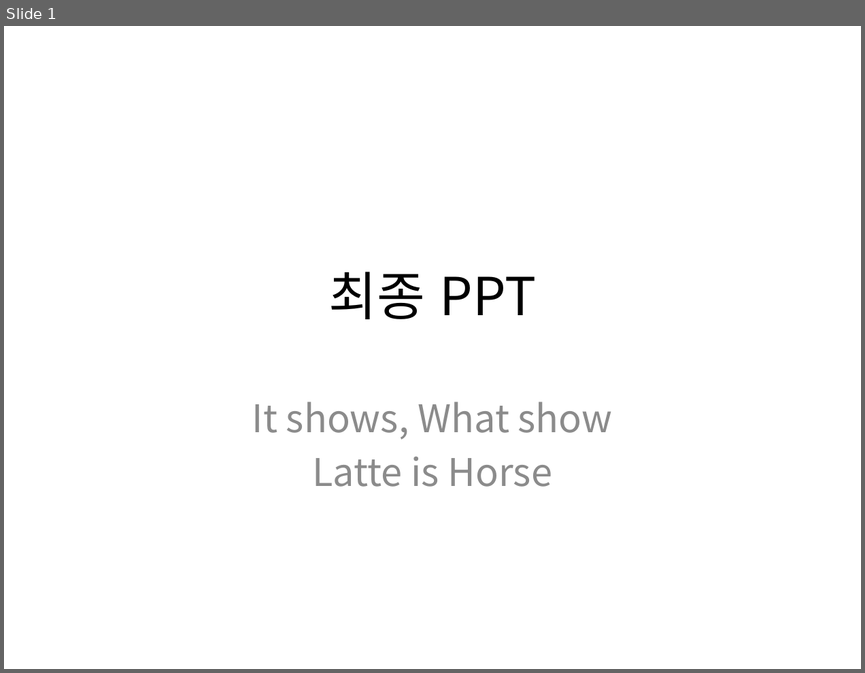
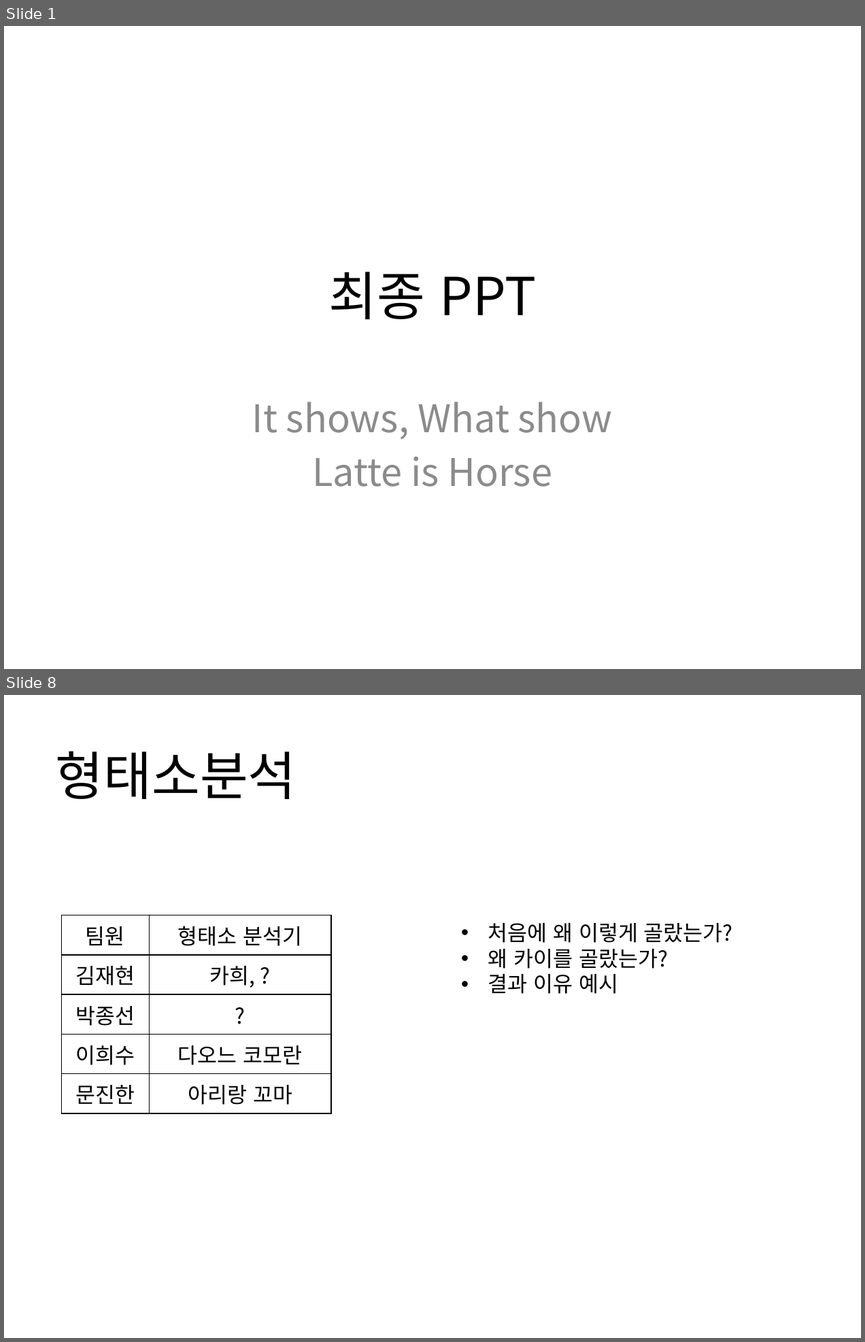
Before and after one commit to HaYongdae/issuewhatshow, a slide deck: doc/최종 PPT.pptx. Shown one above the other, each under a label of ours: slide 1 before the commit, slides 1 and 8 after it; the slides between them are not shown. The pictures are 865x673 and 865x1342 pixels, drawn with LibreOffice and Linux fonts; fonts in the diff are those of the drawing. Boxes give left, top, right and bottom in pixels: in the first picture for what was removed or moved away, otherwise in the second. Text is boxed around its words. In the diff, an @@ line names an element or a change of style, - is before the commit and + after.

```diff
--- a/doc/최종 PPT.pptx
+++ b/doc/최종 PPT.pptx
@@ slide 8 added at (x1=4, y1=695, x2=861, y2=1338), background #FFFFFF @@
@@ title added at (x1=56, y1=751, x2=296, y2=799), 44 pt, text #000000 @@
+형태소분석
@@ table added at (x1=61, y1=915, x2=331, y2=1107), 5 rows, 2 columns @@
+팀원 | 형태소 분석기
+김재현 | 카희, ?
+박종선 | ?
+이희수 | 다오느 코모란
+문진한 | 아리랑 꼬마
@@ text added at (x1=488, y1=923, x2=733, y2=994), 18 pt, text #000000 @@
+• 처음에 왜 이렇게 골랐는가?
+• 왜 카이를 골랐는가?
+• 결과 이유 예시
```
Also in this commit, not shown: 10 other slides added.
